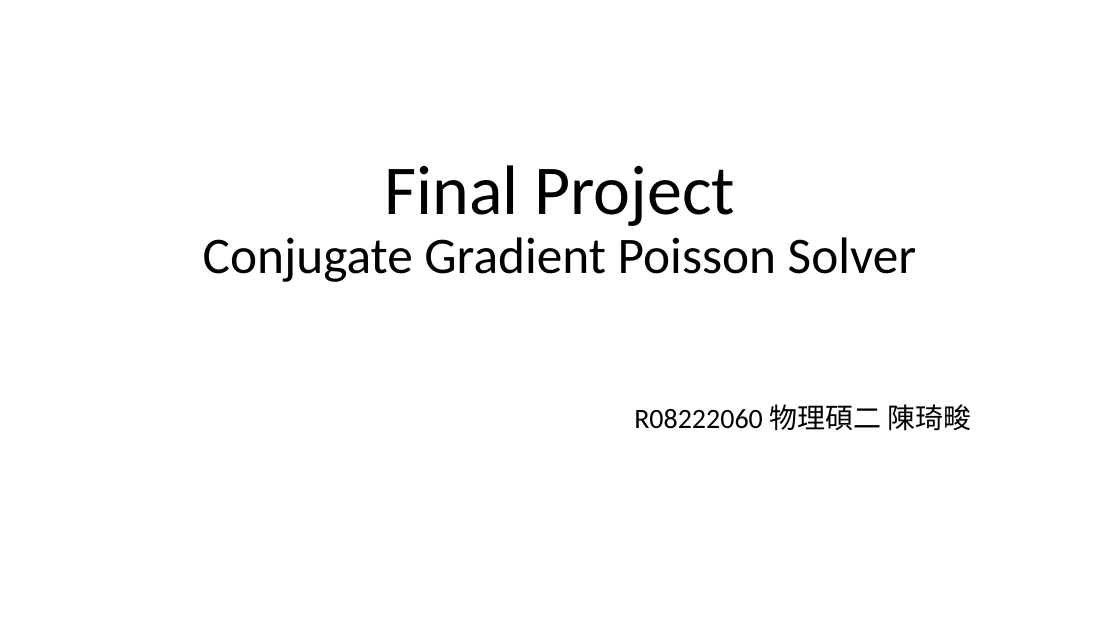
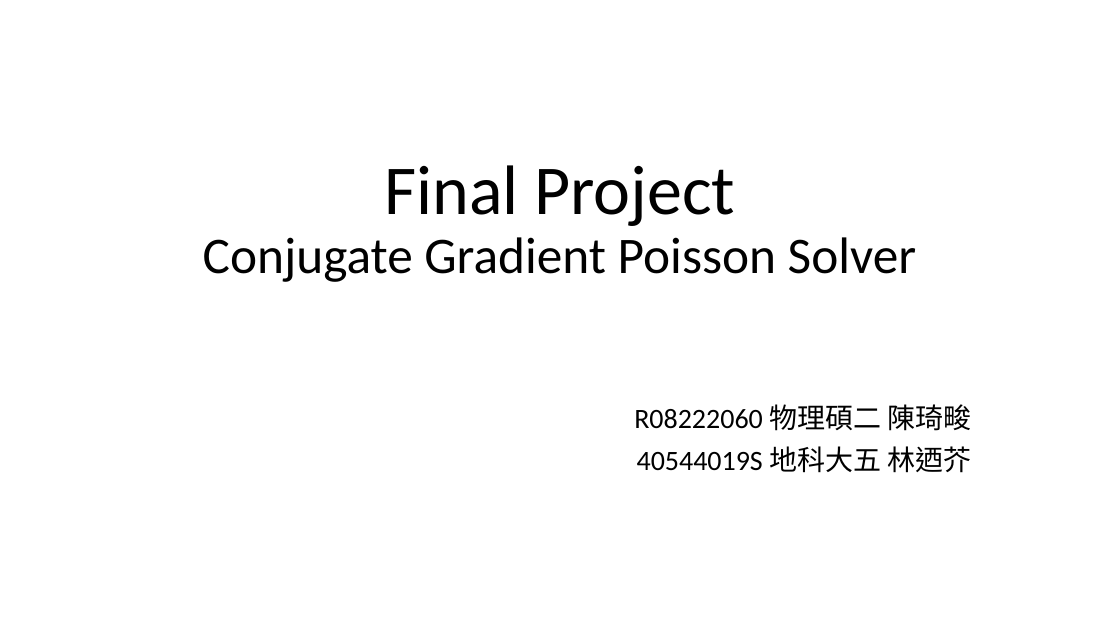
Before and after one commit to Jun7414/Conjugate-Gradient-Poisson-Solver, a slide deck: slide 1 of Final Project - Conjugate Gradient method.pptx. Drawn at 1120x630 pixels with LibreOffice and Linux fonts; fonts in the diff are those of the drawing. Boxes give left, top, right and bottom in pixels: in the first picture for what was removed or moved away, otherwise in the second. Text is boxed around its words. In the diff, an @@ line names an element or a change of style, - is before the commit and + after.

Commit message:
<docs> update PPT

```diff
--- a/Final Project - Conjugate Gradient method.pptx
+++ b/Final Project - Conjugate Gradient method.pptx
@@ subtitle at bbox=[637, 446, 972, 473]: paragraph added @@
+40544019S 地科大五 林迺芥
```
